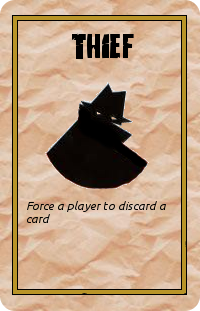
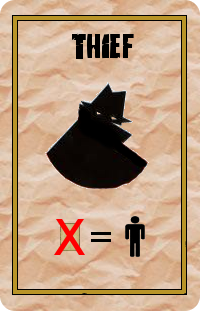
Two versions of the same layered image (200 x 311). Layer-by-layer changes:
added layer "person.png" above "=" over 125, 216, 145, 257
added layer "=" above "X" over 91, 232, 111, 242
added layer "X" above "small_card.xcf" over 54, 219, 85, 255
added layer "small_card.xcf" above "Pasted Layer" over 60, 223, 80, 251
removed layer "Force a player to discard a ca..." over 27, 201, 166, 223
